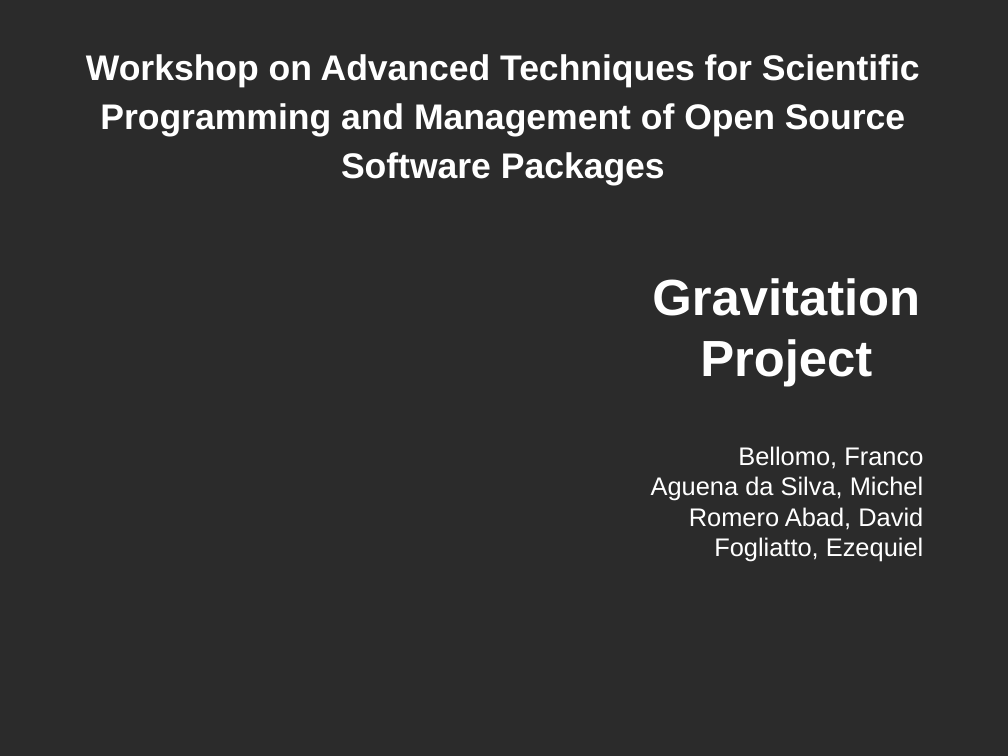
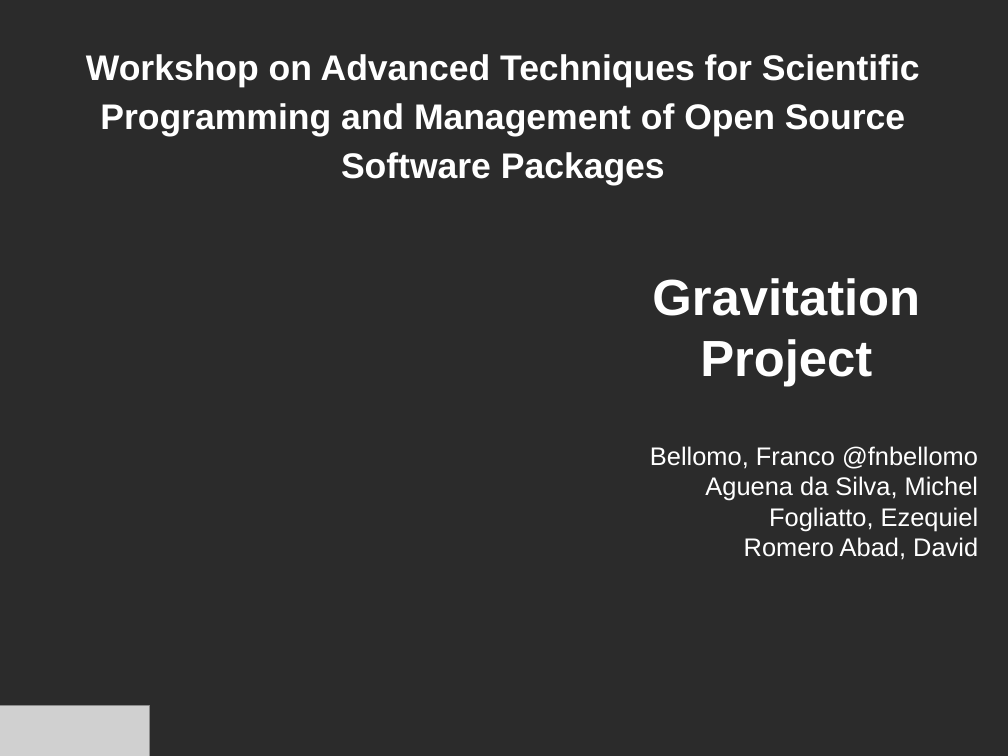
Before and after one commit to fnbellomo/GProject, a slide deck: slide 1 of Slides/Gravitation.odp. Drawn at 1008x756 pixels with LibreOffice and Linux fonts; fonts in the diff are those of the drawing; grey boxes stand for pictures; background and template pictures are left out; a plain dark background stands for a picture behind light text. Boxes give left, top, right and bottom in pixels: in the first picture for what was removed or moved away, otherwise in the second. Text is boxed around its words. In the diff, an @@ line names an element or a change of style, - is before the commit and + after.

```diff
--- a/Slides/Gravitation.odp
+++ b/Slides/Gravitation.odp
@@ text at [650,446,978,469]: text changed @@
-Bellomo, Franco
+Bellomo, Franco @fnbellomo
@@ text at [769,507,979,531]: paragraph added @@
+Fogliatto, Ezequiel
@@ text at [714,537,924,562]: paragraph removed @@
-Fogliatto, Ezequiel
@@ picture added at [0,706,150,756] @@
```
Also in this commit, not shown: 5 other slides changed, 1 slide added, 1 other file.
